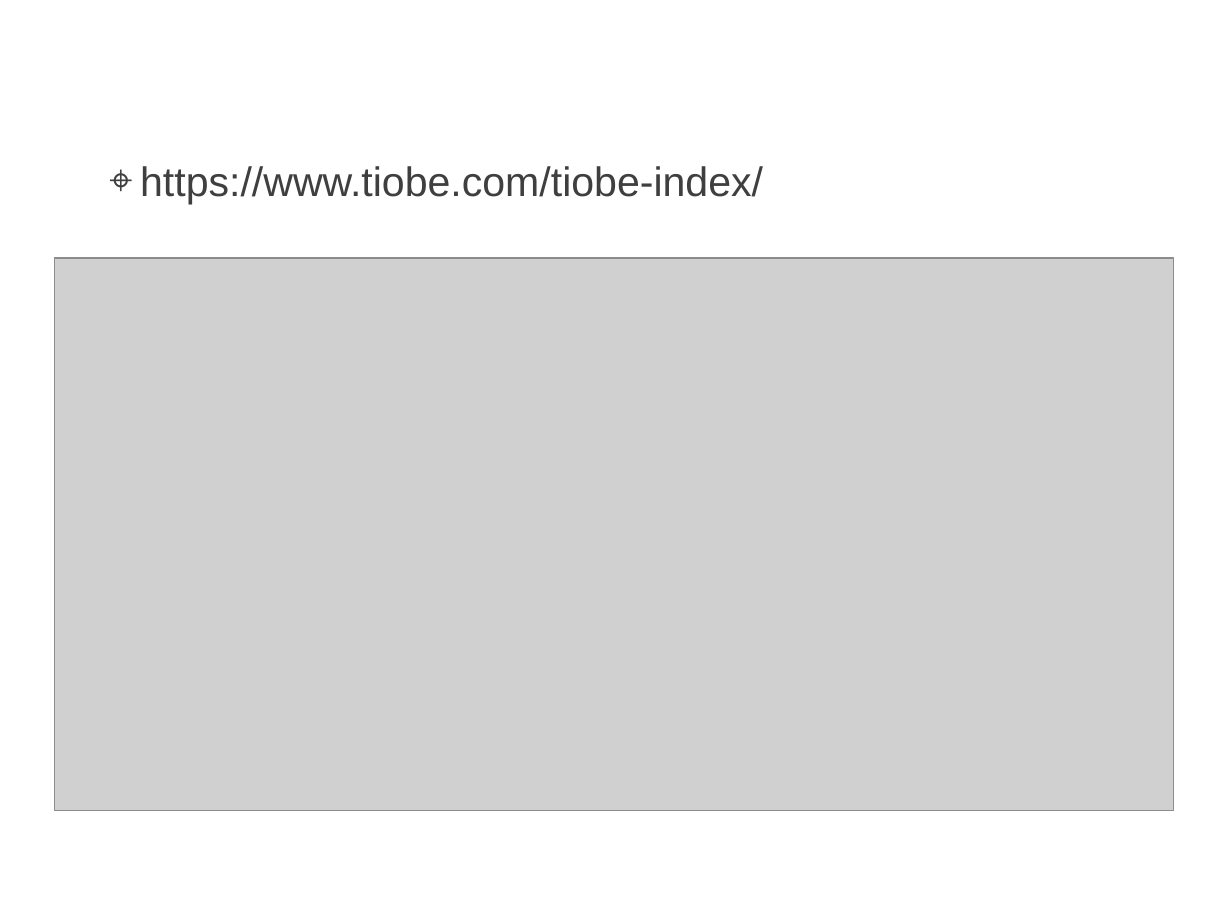
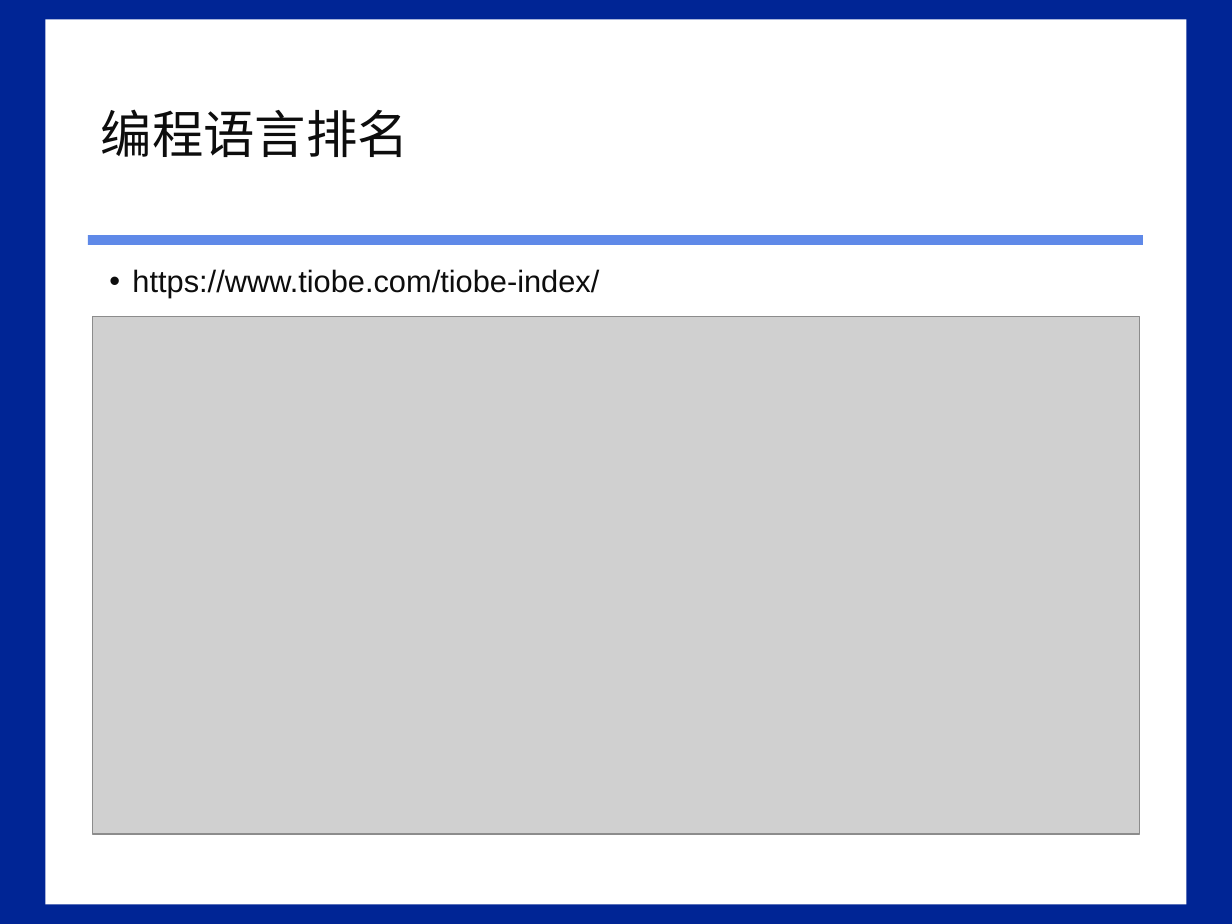
Before and after one commit to HBU/C-Sharp.net, a slide deck: slide 2 of PPT/00第一章.ppt (slide 1 before the commit). Drawn at 1232x924 pixels with LibreOffice and Linux fonts; fonts in the diff are those of the drawing; grey boxes stand for pictures; background and template pictures are left out. Boxes give left, top, right and bottom in pixels: in the first picture for what was removed or moved away, otherwise in the second. Text is boxed around its words. In the diff, an @@ line names an element or a change of style, - is before the commit and + after.

```diff
--- a/PPT/00第一章.ppt
+++ b/PPT/00第一章.ppt
@@ background picture (left out) to #002595 @@
@@ rectangle added at bbox=[46, 20, 1186, 904], fill #FFFFFF @@
@@ title "编程语言排名": place and size @@
-title "编程语言排名" at bbox=[85, 0, 1148, 123]
+title "编程语言排名" at bbox=[101, 109, 409, 157]
@@ title "编程语言排名" at bbox=[101, 109, 409, 157]: size 36 to 30 pt, font Arial to Noto Sans CJK SC, text colour #FFFFFF to #0D0D0D @@
@@ rectangle added at bbox=[87, 235, 1142, 245], fill #5F89E8 @@
@@ text "https://www.tiobe.com/tiobe-index/": place and size @@
-text "https://www.tiobe.com/tiobe-index/" at bbox=[140, 166, 763, 204]
+text "https://www.tiobe.com/tiobe-index/" at bbox=[132, 269, 599, 298]
@@ text "https://www.tiobe.com/tiobe-index/" at bbox=[132, 269, 599, 298]: size 24 to 18 pt, text colour #3F3F3F to #0D0D0D; bullet ⌖ to •; line spacing 0.9 to 1.2; less space between paragraphs; bullet colour #3F3F3F to #0D0D0D @@
@@ picture: place and size @@
-picture at bbox=[54, 257, 1174, 811]
+picture at bbox=[92, 317, 1140, 834]
```
Also in this commit, not shown: 19 other slides changed, 1 other file.
